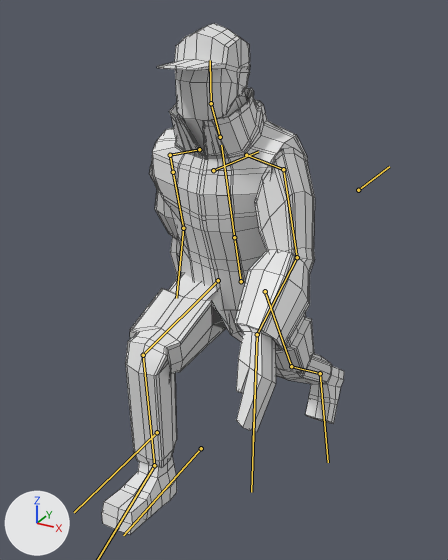
The FBX model GGJ2021/Assets/Runner2_2.fbx: old version first, new version second.
Camera for both pictures: a 50 mm camera at (0.448, -0.876, 0.922) aimed at (-0.042, 0.014, 0.476). The axes (+X, +Y, +Z) are drawn at lower left. The lights are the same throughout. Both versions are drawn at frame 22 of the action 'Armature|run'; the numbers are the values there. The bones that bend it are drawn over the model as lines. Mesh edges are drawn as thin lines.

Names of what the first picture shows: 'guy'.
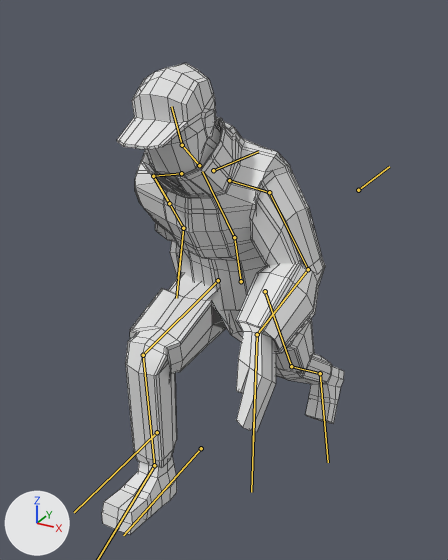
Boxes (x1, y1, x2, y2) around the edits, measured in the pictures (448 x 560 px):
'guy', posed (8% shorter)
    before: (102, 23, 344, 534)
    after: (102, 63, 344, 534)
bone 'spine2', root to tip
    before: (234, 237) to (221, 145)
    after: (234, 237) to (202, 171)
bone 'bicep.L', root to tip
    before: (283, 169) to (297, 257)
    after: (269, 192) to (308, 269)
bone 'forearm.L', root to tip
    before: (297, 257) to (257, 334)
    after: (308, 269) to (257, 334)
bone 'bicep.R', root to tip
    before: (170, 155) to (173, 172)
    after: (153, 176) to (169, 203)
bone 'forearm.R', root to tip
    before: (173, 172) to (183, 228)
    after: (169, 203) to (183, 228)

The change, as a list of edits to the scene's bpy script:
```text
Change bone_spine2:
    where bone_spine2 = bpy.data.objects['Armature'].pose.bones['spine2']  # child of 'spine1'
    bone_spine2.rotation_quaternion: (1.0, -0.002, 0.0, 0.0) -> (0.982, 0.187, 0.0, 0.0)  # degrees (0, 0, 0) -> degrees (22, 0, 0)
Change bone_bicep_l:
    where bone_bicep_l = bpy.data.objects['Armature'].pose.bones['bicep.L']  # child of 'shoulder.L'
    bone_bicep_l.rotation_quaternion: (0.957, 0.289, -0.009, -0.035) -> (0.967, 0.251, -0.028, 0.021)  # degrees (34, 0, -4) -> degrees (29, -4, 2)
Change bone_forearm_l:
    where bone_forearm_l = bpy.data.objects['Armature'].pose.bones['forearm.L']  # child of 'bicep.L'
    bone_forearm_l.rotation_quaternion: (0.947, 0.314, 0.0, -0.062) -> (0.806, 0.588, 0.002, -0.071)  # degrees (37, 2, -7) -> degrees (72, 5, -6)
Change bone_hand_l:
    where bone_hand_l = bpy.data.objects['Armature'].pose.bones['hand.L']  # child of 'forearm.L'
    bone_hand_l.rotation_quaternion: (0.977, -0.134, -0.104, 0.131) -> (0.951, -0.216, -0.149, 0.16)  # degrees (-17, -10, 17) -> degrees (-28, -12, 22)
Change bone_bicep_r:
    where bone_bicep_r = bpy.data.objects['Armature'].pose.bones['bicep.R']  # child of 'shoulder.R'
    bone_bicep_r.rotation_quaternion: (0.952, -0.281, -0.022, -0.116) -> (0.997, -0.074, -0.002, 0.032)  # degrees (-32, -6, -12) -> degrees (-9, 0, 4)
Change bone_forearm_r:
    where bone_forearm_r = bpy.data.objects['Armature'].pose.bones['forearm.R']  # child of 'bicep.R'
    bone_forearm_r.rotation_quaternion: (0.969, 0.144, 0.013, 0.2) -> (0.995, -0.099, -0.002, -0.032)  # degrees (17, -2, 23) -> degrees (-11, -1, -4)
Change bone_hand_r:
    where bone_hand_r = bpy.data.objects['Armature'].pose.bones['hand.R']  # child of 'forearm.R'
    bone_hand_r.rotation_quaternion: (0.988, 0.14, -0.021, -0.066) -> (0.936, 0.348, 0.049, 0.04)  # degrees (16, -1, -8) -> degrees (41, 4, 6)
```
